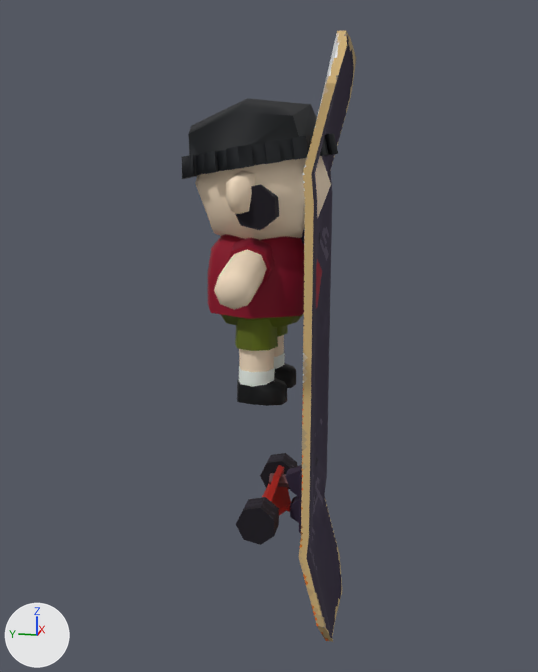
The Blender file images/character.blend as it was, and as the next commit left it.
Rendered twice from a 50 mm lens placed at (-4.25, -0.89, 1.4), pointed at (0.03, -0.03, 0.33). Every picture has the same lights, and +X, +Y and +Z are marked at lower left. The picture after the commit comes second.

The scene before the commit, as lines of its bpy script (objects in view):
```python
me_body = bpy.data.meshes.new('body')
me_body.from_pydata(...)  # 753 vertices, 792 faces; spans x -0.76..0.76, y 0.0..1.59, z -0.4..0.4
me_body.materials.append(mat_base_material_primary)  # picture img_base_texture_01
me_object_0 = bpy.data.meshes.new('Object_0')
me_object_0.from_pydata(...)  # 732 vertices, 474 faces; spans x -0.5..0.5, y -0.69..0.0, z -2.17..2.17
me_object_0.materials.append(mat_blinn1sg)
me_shoes_01 = bpy.data.meshes.new('shoes 01')
me_shoes_01.from_pydata(...)  # 132 vertices, 112 faces; spans x -0.285..0.285, y -0.01..0.112, z -0.118..0.183
me_shoes_01.materials.append(mat_base_material_primary)  # picture img_base_texture_01
ob_body = bpy.data.objects.new('body', me_body)
ob_body.location = (0.0, 0.0, 0.0)
ob_body.rotation_euler = (1.571, 0.0, 0.0)  # degrees (90, 0, 0)
ob_object_2 = bpy.data.objects.new('Object_2', me_object_0)
ob_object_2.location = (0.0, 0.076, 0.215)
ob_object_2.scale = (0.826, 0.826, 0.826)
ob_shoes_01 = bpy.data.objects.new('shoes 01', me_shoes_01)
ob_shoes_01.location = (0.0, 0.0, 0.0)
ob_shoes_01.rotation_euler = (1.571, 0.0, 0.0)  # degrees (90, 0, 0)
# also in view: 'shorts 01' at (0.0, 0.0, 0.47); 'shirt 01' at (0.0, -0.01, 0.76); 'baseball cap 01' at (0.0, 0.02, 1.47)
```
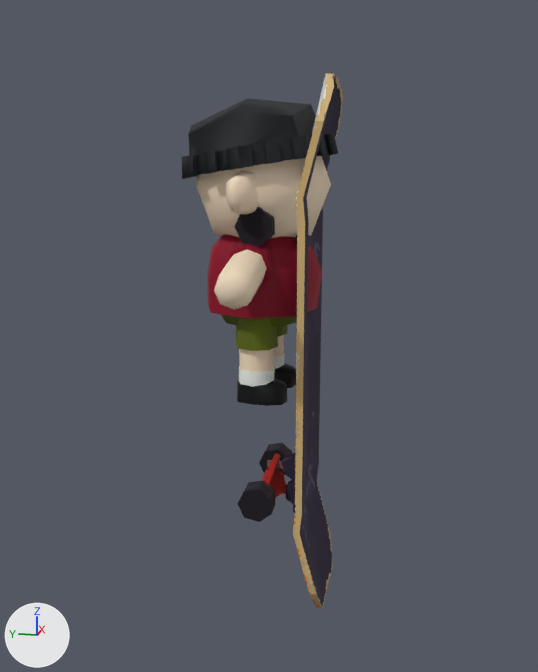
Edits to the scene script, one JSON object a line:
```json
{"op": "set", "path": "ob_object_2.scale", "old": "(0.826, 0.826, 0.826)", "new": "(0.731, 0.731, 0.731)"}
```

Boxes (x1, y1, x2, y2) around the edits, measured in the pictures (538 x 672 px):
```json
{"object": "Object_2", "change": "rescaled", "before": [235, 30, 356, 642], "after": [234, 73, 343, 609], "on screen": "10% narrower, 12% shorter"}
```
